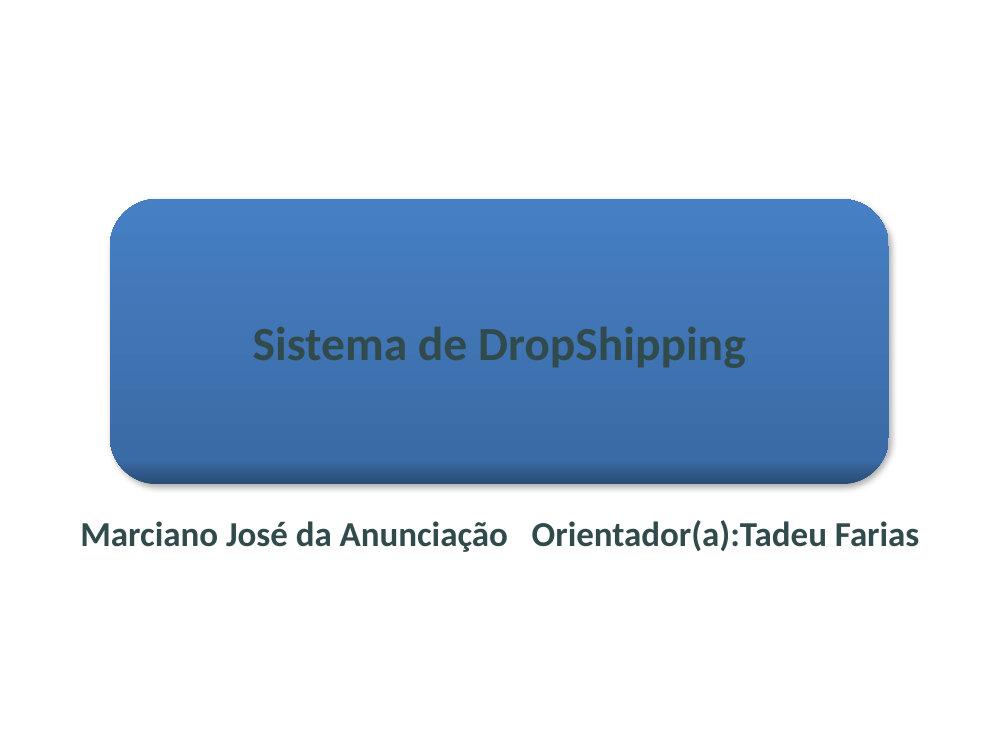
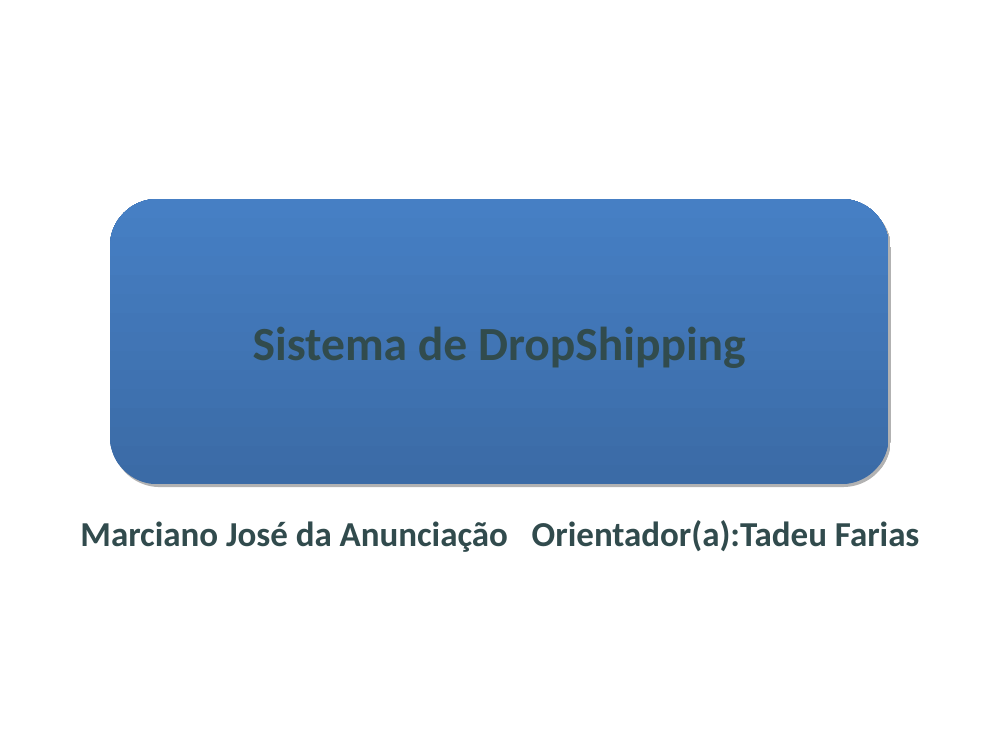
Before and after one commit to MarcianoAnunciacao/especializacaopuc, a slide deck: slide 1 of apresentacao_projeto_arquitetural_TCC_Marciano.pptx. Drawn at 1008x756 pixels with LibreOffice and Linux fonts; fonts in the diff are those of the drawing; background and template pictures are left out. Boxes give left, top, right and bottom in pixels: in the first picture for what was removed or moved away, otherwise in the second. Text is boxed around its words. In the diff, an @@ line names an element or a change of style, - is before the commit and + after.

```diff
--- a/apresentacao_projeto_arquitetural_TCC_Marciano.pptx
+++ b/apresentacao_projeto_arquitetural_TCC_Marciano.pptx
@@ rounded rectangle "Sistema de DropShipping" at (110,199,889,484): fill gradient #2A4C75 to #3C6CA6 to #4780C5 to gradient #3B6BA6 to #467FC4; shadow changed @@
```
Also in this commit, not shown: 17 other slides changed, 2 slides added, 2 slides removed, 1 other file.
